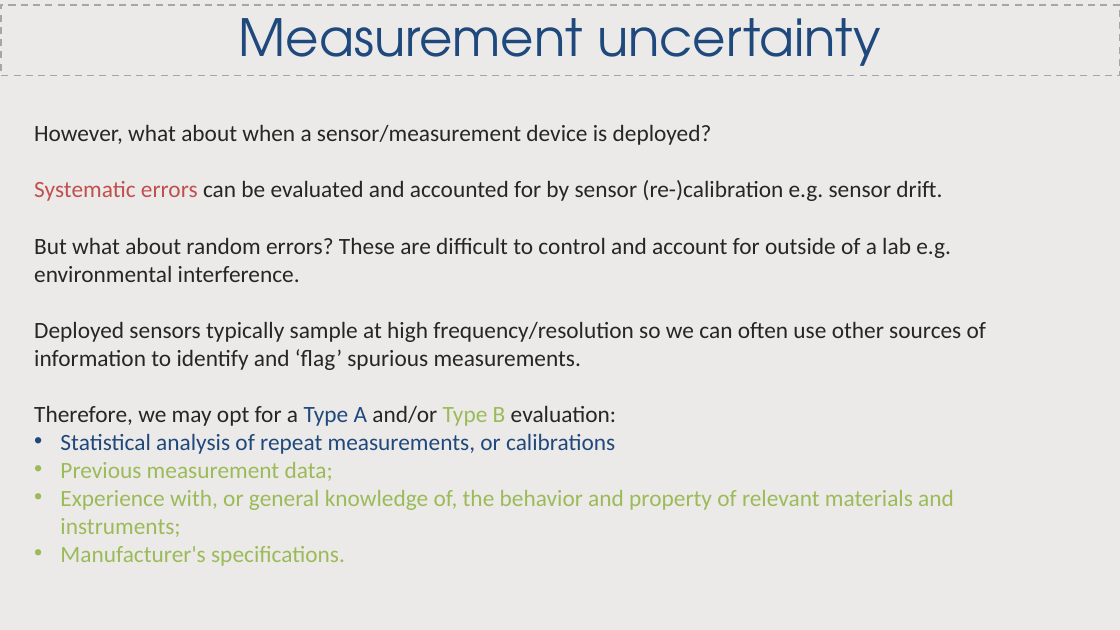
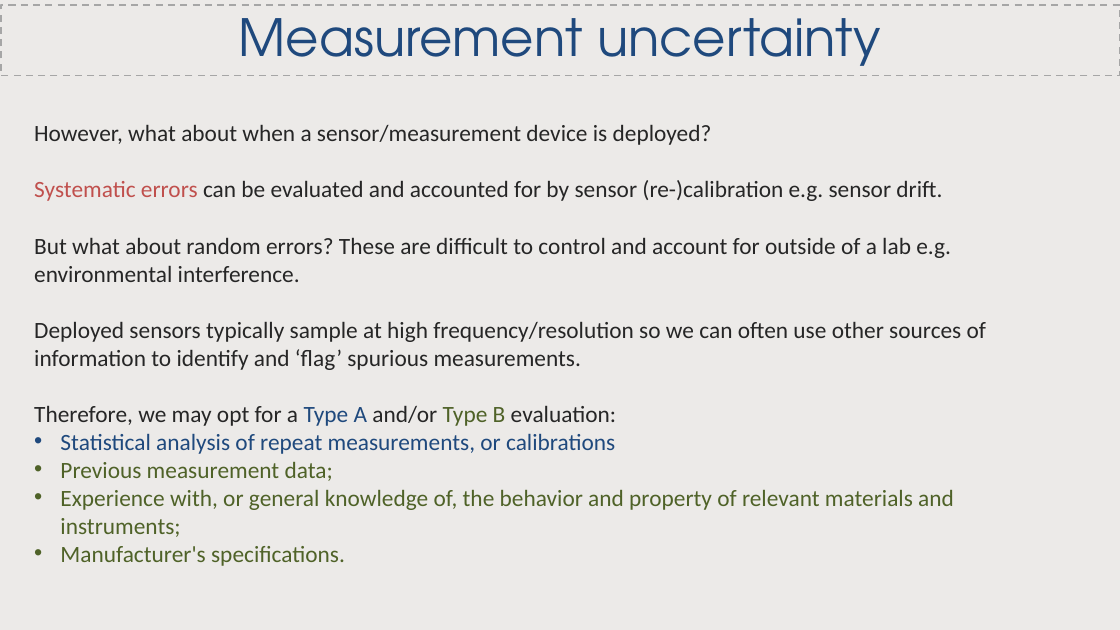
Before and after one commit to CatchmentSci/GEO8026, a slide deck: slide 3 of Block 02/slides/GEO8026_2021_22_Lecture2.pptx. Drawn at 1120x630 pixels with LibreOffice and Linux fonts; fonts in the diff are those of the drawing. Boxes give left, top, right and bottom in pixels: in the first picture for what was removed or moved away, otherwise in the second. Text is boxed around its words. In the diff, an @@ line names an element or a change of style, - is before the commit and + after.

```diff
--- a/Block 02/slides/GEO8026_2021_22_Lecture2.pptx
+++ b/Block 02/slides/GEO8026_2021_22_Lecture2.pptx
@@ text at (34,405,954,566): text colour #9BBB59 to #4F6228 in "Type B", "Previous measurement data;", "Experience with, or general knowledge of, the ...", "Manufacturer's specifications." @@
```
Also in this commit, not shown: 2 other files.
